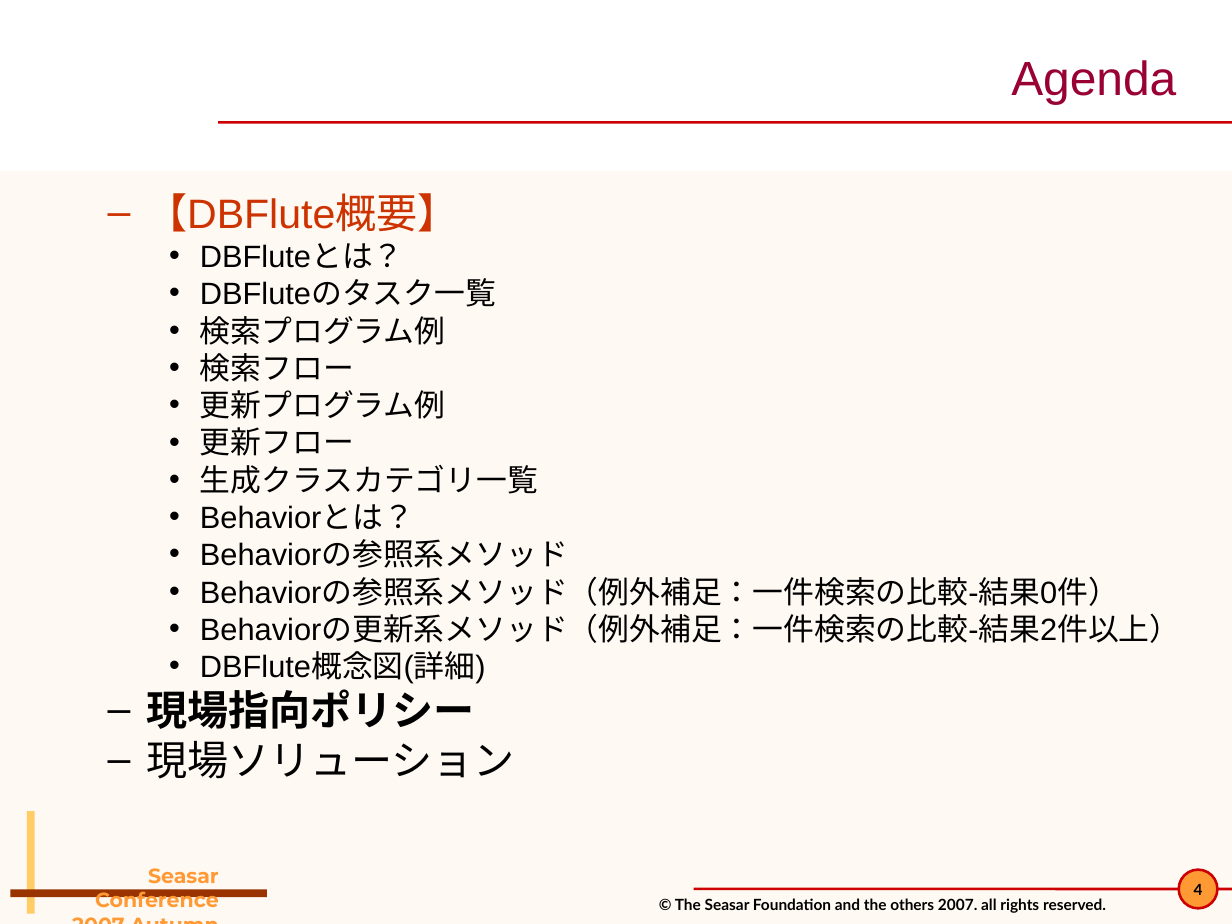
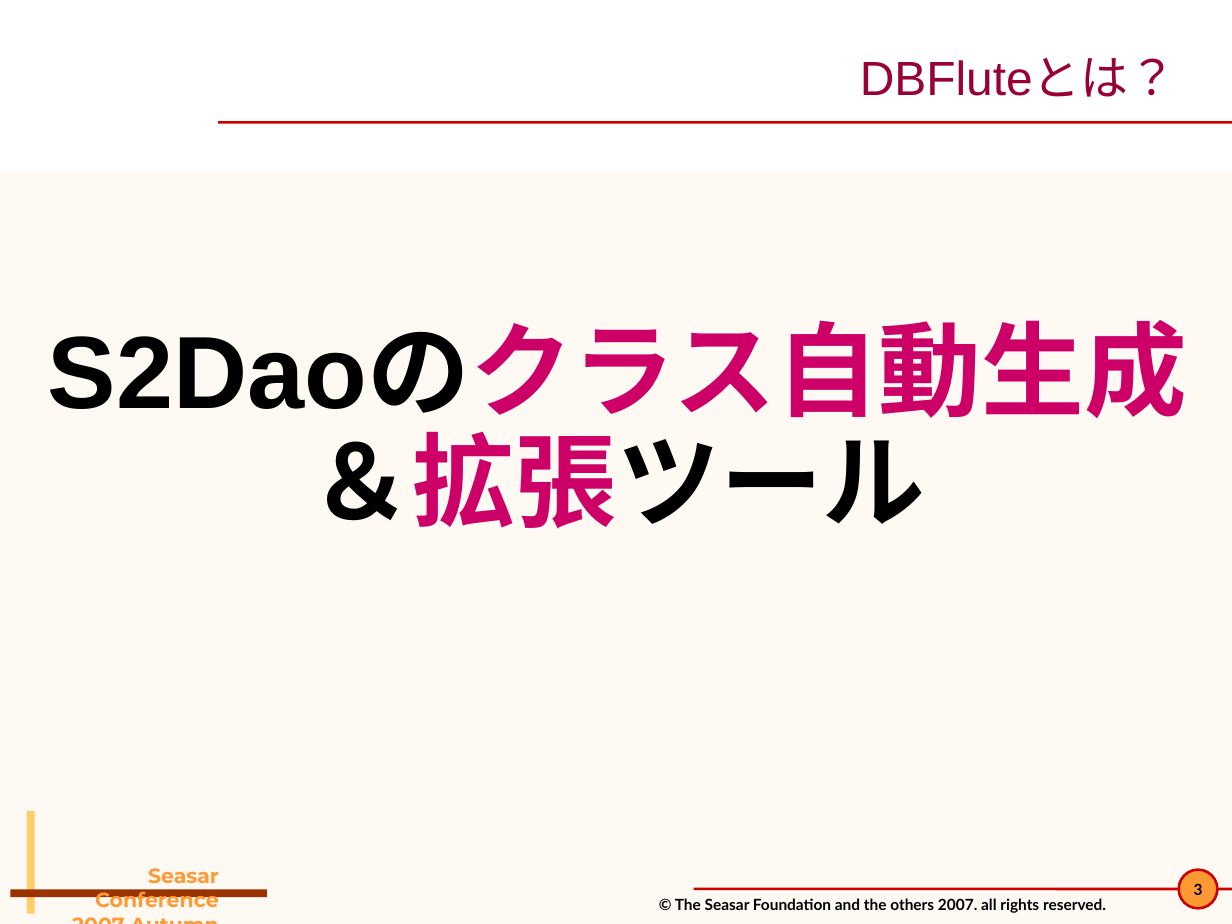
Before and after one commit to seasarorg/dbflute, a slide deck: slide 3 of dbflute/etc/doc/pres/sc2007a_2-DBFlute.ppt (slide 4 before the commit). Drawn at 1232x924 pixels with LibreOffice and Linux fonts; fonts in the diff are those of the drawing; background and template pictures are left out. Boxes give left, top, right and bottom in pixels: in the first picture for what was removed or moved away, otherwise in the second. Text is boxed around its words. In the diff, an @@ line names an element or a change of style, - is before the commit and + after.

```diff
--- a/dbflute/etc/doc/pres/sc2007a_2-DBFlute.ppt
+++ b/dbflute/etc/doc/pres/sc2007a_2-DBFlute.ppt
@@ title at bbox=[860, 58, 1176, 97]: text changed @@
-Agenda
+DBFluteとは？
@@ text at bbox=[48, 327, 1187, 529]: text changed; size 18 to 60 pt; bold on @@
-  – 【DBFlute概要】
-    • DBFluteとは？
-    • DBFluteのタスク一覧
-    • 検索プログラム例
-    • 検索フロー
-    • 更新プログラム例
-    • 更新フロー
-    • 生成クラスカテゴリ一覧
-    • Behaviorとは？
-    • Behaviorの参照系メソッド
-    • Behaviorの参照系メソッド（例外補足：一件検索の比較-結果0件）
-    • Behaviorの更新系メソッド（例外補足：一件検索の比較-結果2件以上）
-    • DBFlute概念図(詳細)
-  – 現場指向ポリシー
-  – 現場ソリューション
+S2Daoのクラス自動生成
+＆拡張ツール
@@ page number at bbox=[1194, 883, 1203, 895]: text changed @@
-4
+3
```
Also in this commit, not shown: 4 other slides changed, 6 slides added, 7 slides removed, 13 other files.
